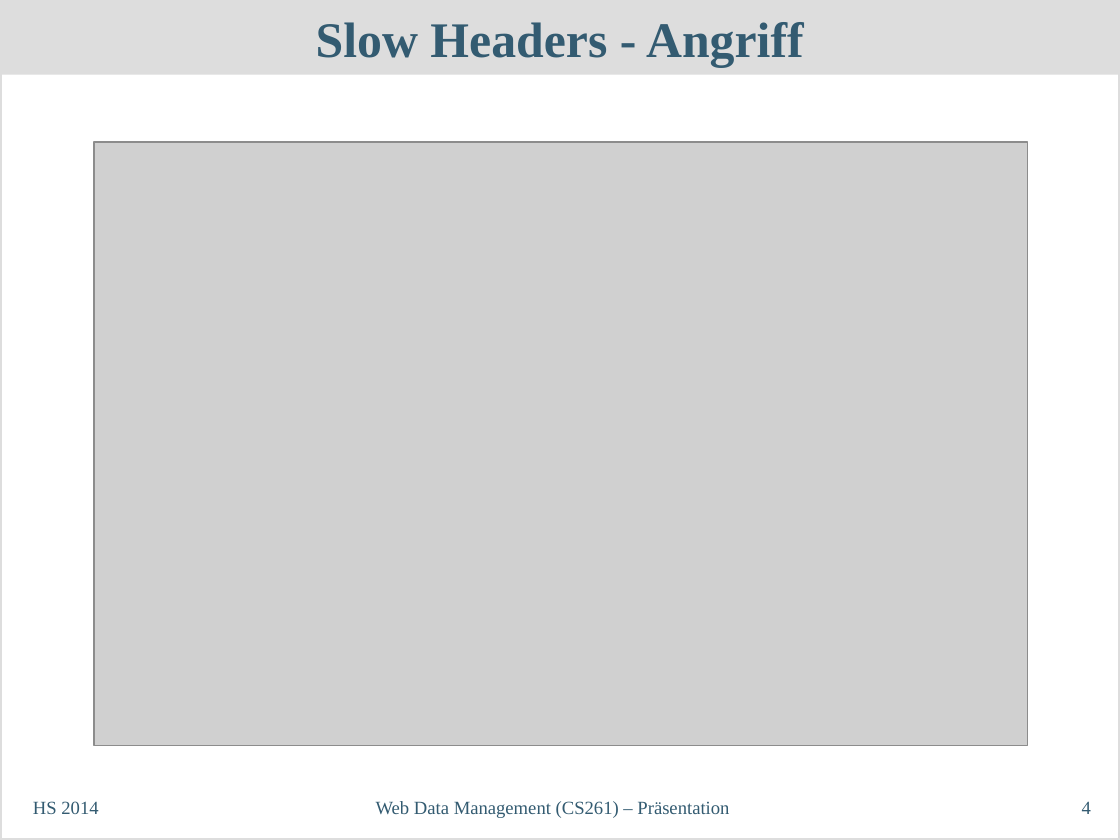
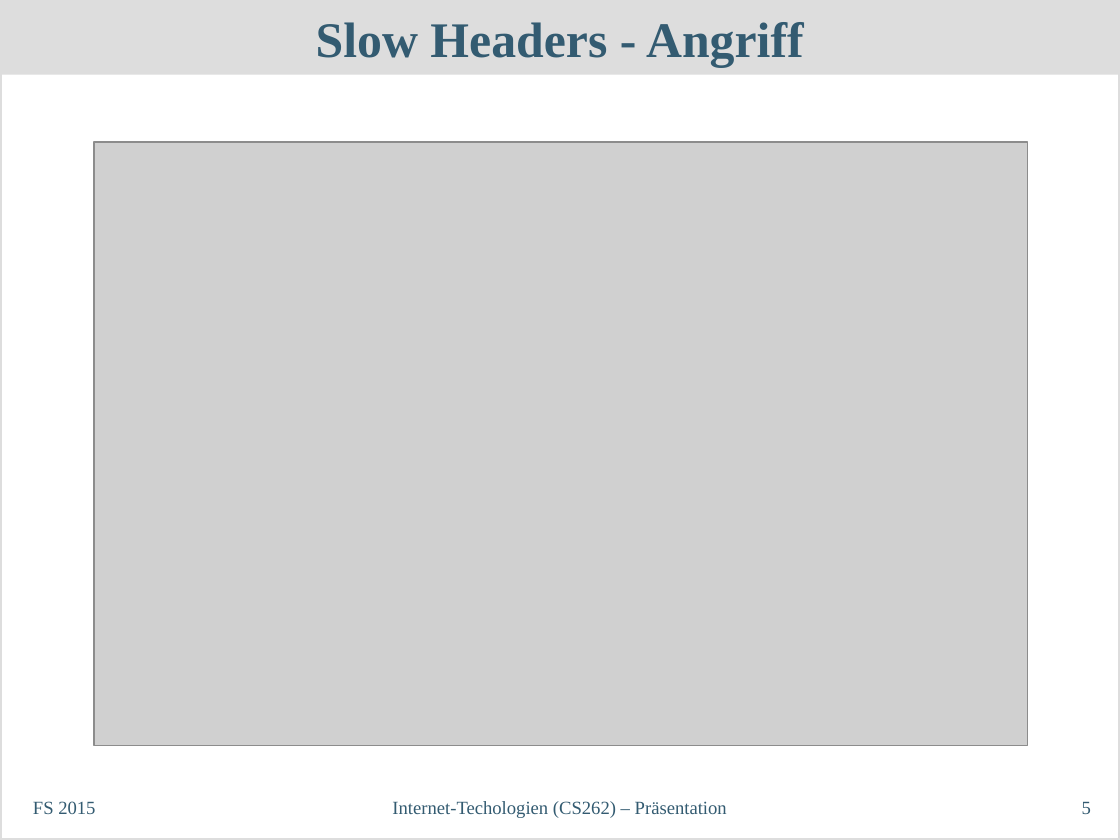
Before and after one commit to philipp-oldenburg/dos, a slide deck: slide 5 of Abschlusspräsentation/InetTech-Präsentation.odp (slide 4 before the commit). Drawn at 1120x840 pixels with LibreOffice and Linux fonts; fonts in the diff are those of the drawing; grey boxes stand for pictures. Boxes give left, top, right and bottom in pixels: in the first picture for what was removed or moved away, otherwise in the second. Text is boxed around its words. In the diff, an @@ line names an element or a change of style, - is before the commit and + after.

```diff
--- a/Abschlusspräsentation/InetTech-Präsentation.odp
+++ b/Abschlusspräsentation/InetTech-Präsentation.odp
@@ text at [33,801,95,814]: text changed @@
-HS 2014
+FS 2015
@@ text at [392,801,727,818]: text changed @@
-Web Data Management (CS261) – Präsentation
+Internet-Techologien (CS262) – Präsentation
@@ page number at [1082,801,1091,814]: text changed @@
-4
+5
```
Also in this commit, not shown: 3 other slides changed, 1 slide added, 2 other files.
